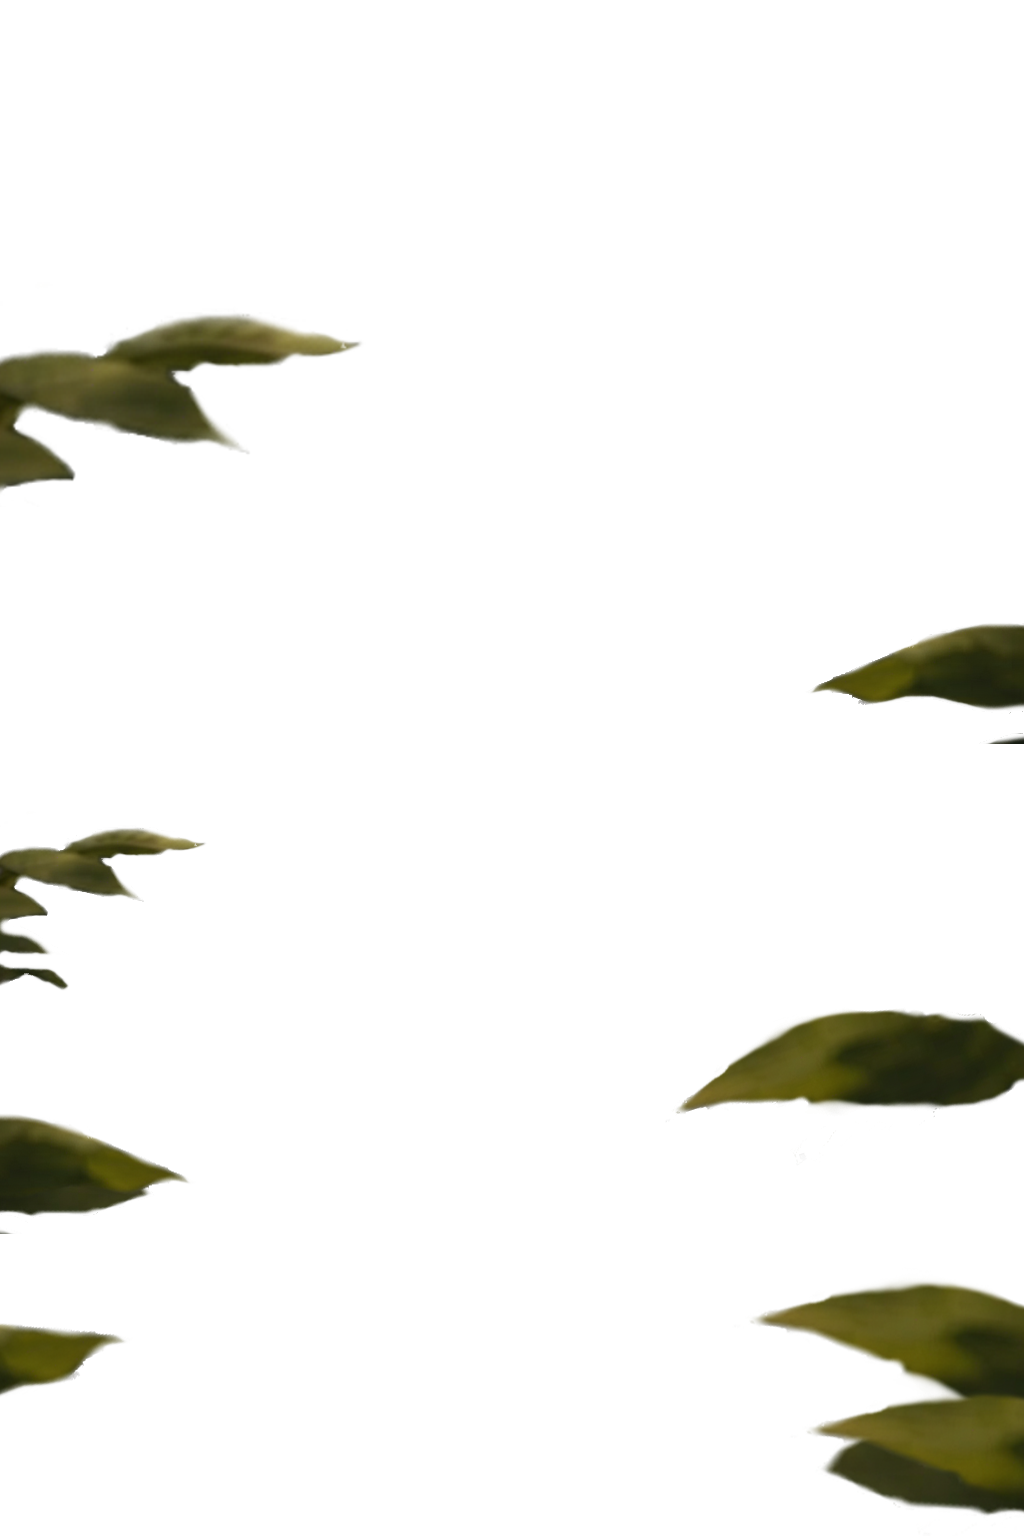
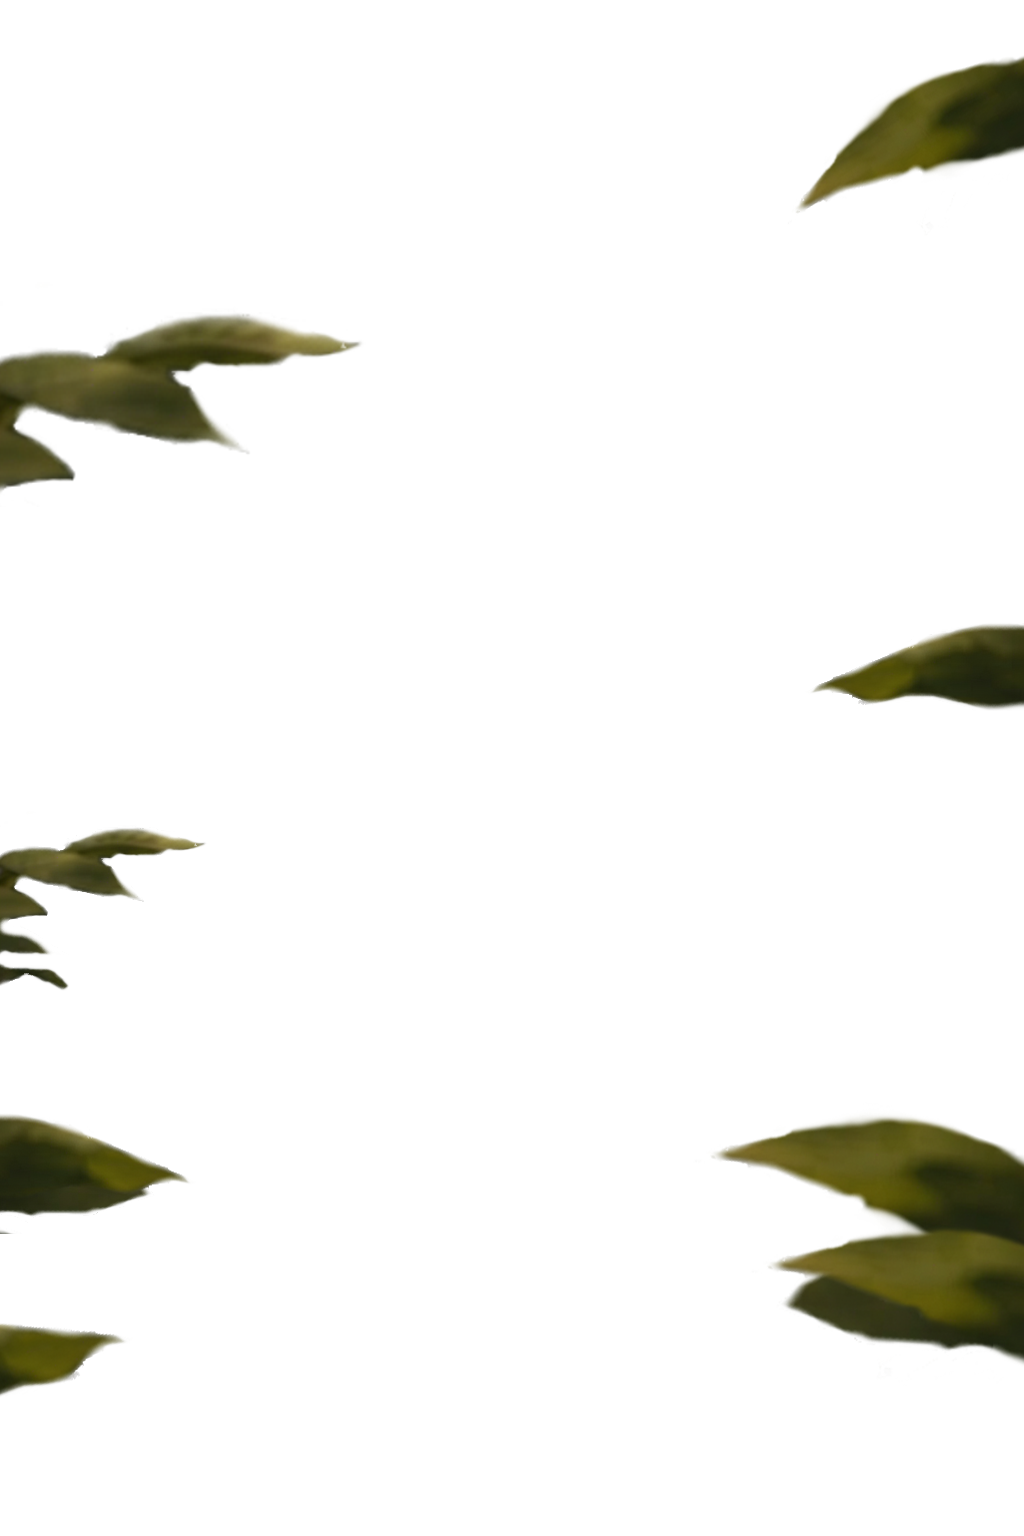
Layered file, before and after one edit (1024px x 1536px). Changes by layer:
painted on "forefront.png" (1st of 9) over <box>665,1008,1024,1280</box>
painted on "forefront.png" (2nd of 9) over <box>665,1024,1024,1472</box>
painted on "forefront.png" (4th of 9) over <box>665,1024,1024,1472</box>
painted on "forefront.png" (8th of 9) over <box>807,623,1024,744</box>
painted on "forefront.png" (9th of 9) over <box>665,623,1024,1536</box>